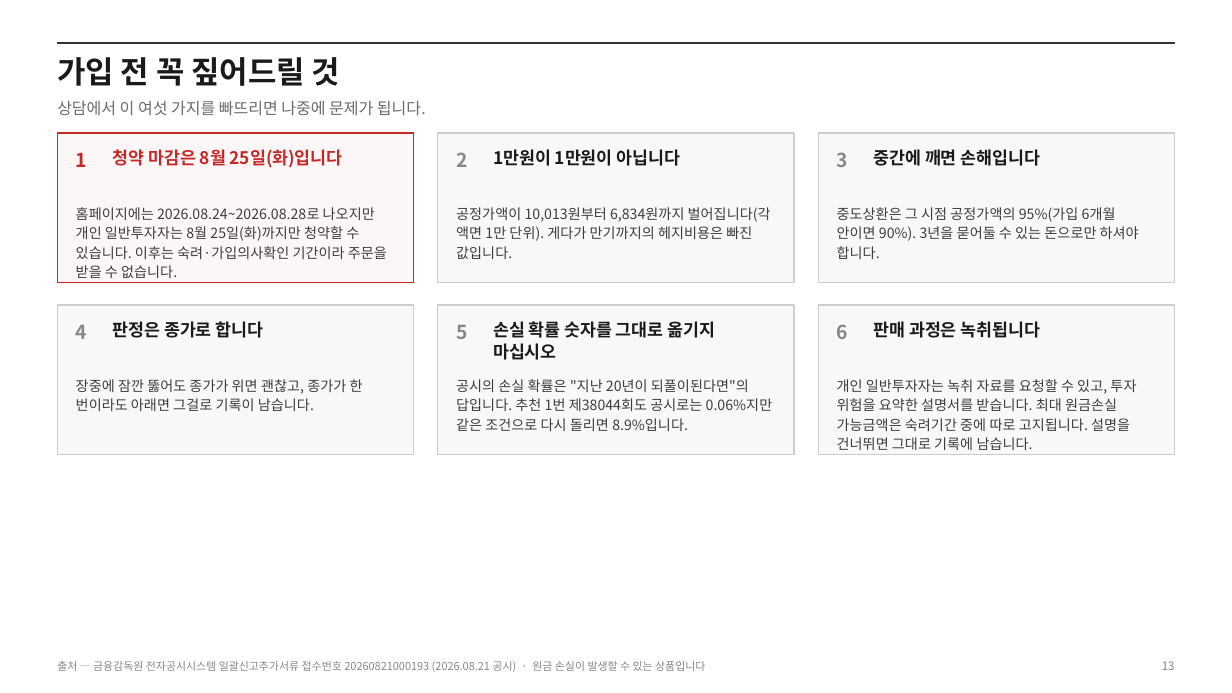
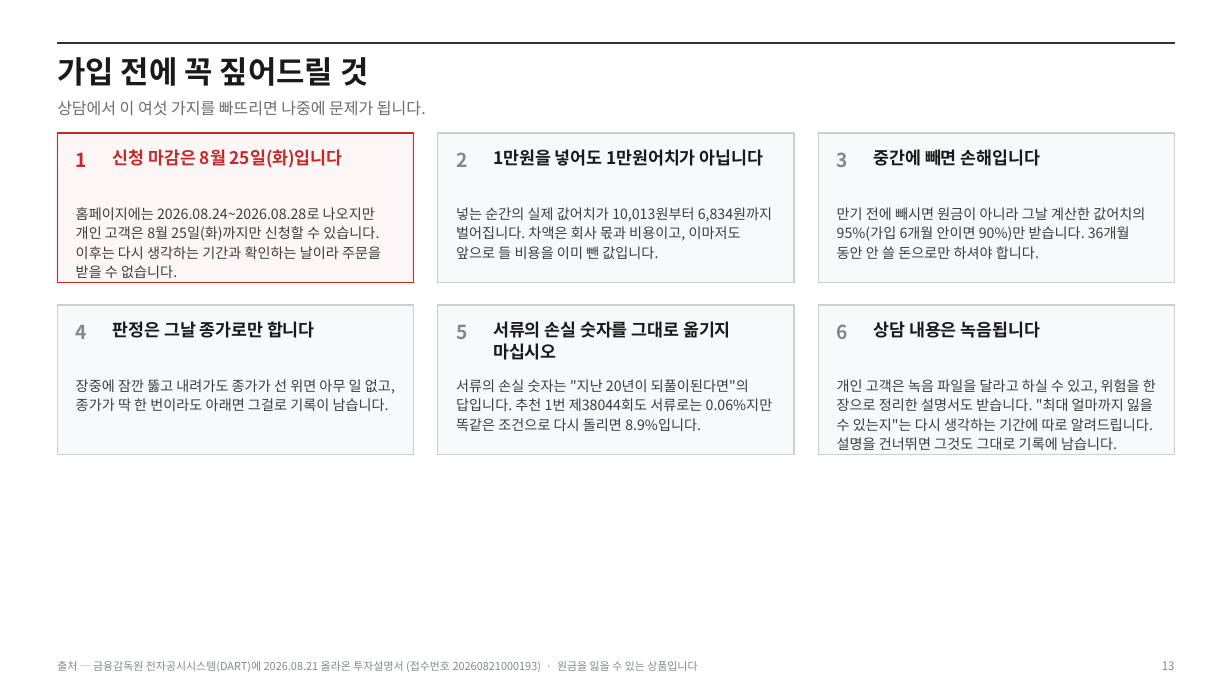
Before and after one commit to hanaroline/work_1, a slide deck: slide 13 of els-proposal.pptx. Drawn at 1232x693 pixels with LibreOffice and Linux fonts; fonts in the diff are those of the drawing. Boxes give left, top, right and bottom in pixels: in the first picture for what was removed or moved away, otherwise in the second. Text is boxed around its words. In the diff, an @@ line names an element or a change of style, - is before the commit and + after.

```diff
--- a/els-proposal.pptx
+++ b/els-proposal.pptx
@@ text at [57,57,368,86]: text changed @@
-가입 전 꼭 짚어드릴 것
+가입 전에 꼭 짚어드릴 것
@@ text at [113,149,343,168]: text changed @@
-청약 마감은 8월 25일(화)입니다
+신청 마감은 8월 25일(화)입니다
@@ text at [493,149,764,166]: text changed @@
-1만원이 1만원이 아닙니다
+1만원을 넣어도 1만원어치가 아닙니다
@@ text at [874,149,1040,166]: text changed @@
-중간에 깨면 손해입니다
+중간에 빼면 손해입니다
@@ text at [76,207,381,278]: text changed @@
-홈페이지에는 2026.08.24~2026.08.28로 나오지만 개인 일반투자자는 8월 25일(화)까지만 청약할 수 있습니다. 이후는 숙려·가입의사확인 기간이라 주문을 받을 수 없습니다.
+홈페이지에는 2026.08.24~2026.08.28로 나오지만 개인 고객은 8월 25일(화)까지만 신청할 수 있습니다. 이후는 다시 생각하는 기간과 확인하는 날이라 주문을 받을 수 없습니다.
@@ text at [456,207,772,259]: text changed @@
-공정가액이 10,013원부터 6,834원까지 벌어집니다(각 액면 1만 단위). 게다가 만기까지의 헤지비용은 빠진 값입니다.
+넣는 순간의 실제 값어치가 10,013원부터 6,834원까지 벌어집니다. 차액은 회사 몫과 비용이고, 이마저도 앞으로 들 비용을 이미 뺀 값입니다.
@@ text at [837,207,1145,259]: text changed @@
-중도상환은 그 시점 공정가액의 95%(가입 6개월 안이면 90%). 3년을 묻어둘 수 있는 돈으로만 하셔야 합니다.
+만기 전에 빼시면 원금이 아니라 그날 계산한 값어치의 95%(가입 6개월 안이면 90%)만 받습니다. 36개월 동안 안 쓸 돈으로만 하셔야 합니다.
@@ text at [113,321,315,338]: text changed @@
-판정은 종가로 합니다
+판정은 그날 종가로만 합니다
@@ text at [493,321,731,360]: text changed @@
-손실 확률 숫자를 그대로 옮기지 마십시오
+서류의 손실 숫자를 그대로 옮기지 마십시오
@@ text at [874,321,1040,338]: text changed @@
-판매 과정은 녹취됩니다
+상담 내용은 녹음됩니다
@@ text at [76,379,395,411]: text changed @@
-장중에 잠깐 뚫어도 종가가 위면 괜찮고, 종가가 한 번이라도 아래면 그걸로 기록이 남습니다.
+장중에 잠깐 뚫고 내려가도 종가가 선 위면 아무 일 없고, 종가가 딱 한 번이라도 아래면 그걸로 기록이 남습니다.
@@ text at [456,379,773,431]: text changed @@
-공시의 손실 확률은 "지난 20년이 되풀이된다면"의 답입니다. 추천 1번 제38044회도 공시로는 0.06%지만 같은 조건으로 다시 돌리면 8.9%입니다.
+서류의 손실 숫자는 "지난 20년이 되풀이된다면"의 답입니다. 추천 1번 제38044회도 서류로는 0.06%지만 똑같은 조건으로 다시 돌리면 8.9%입니다.
@@ text at [837,379,1156,450]: text changed @@
-개인 일반투자자는 녹취 자료를 요청할 수 있고, 투자 위험을 요약한 설명서를 받습니다. 최대 원금손실 가능금액은 숙려기간 중에 따로 고지됩니다. 설명을 건너뛰면 그대로 기록에 남습니다.
+개인 고객은 녹음 파일을 달라고 하실 수 있고, 위험을 한 장으로 정리한 설명서도 받습니다. "최대 얼마까지 잃을 수 있는지"는 다시 생각하는 기간에 따로 알려드립니다. 설명을 건너뛰면 그것도 그대로 기록에 남습니다.
@@ text at [57,661,697,672]: text changed @@
-출처 — 금융감독원 전자공시시스템 일괄신고추가서류 접수번호 20260821000193 (2026.08.21 공시) · 원금 손실이 발생할 수 있는 상품입니다
+출처 — 금융감독원 전자공시시스템(DART)에 2026.08.21 올라온 투자설명서 (접수번호 20260821000193) · 원금을 잃을 수 있는 상품입니다
```
Also in this commit, not shown: 13 other slides changed, 1 slide added, 5 other files.
